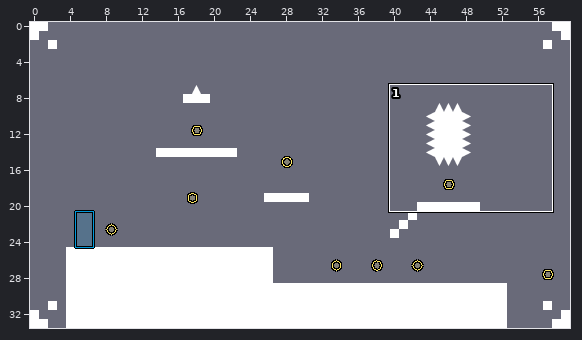
One commit to this LDtk project: Content/10 level.ldtk. Above: a wide view before the commit, with the close-up outlined.
Close-up. First the earlier version:
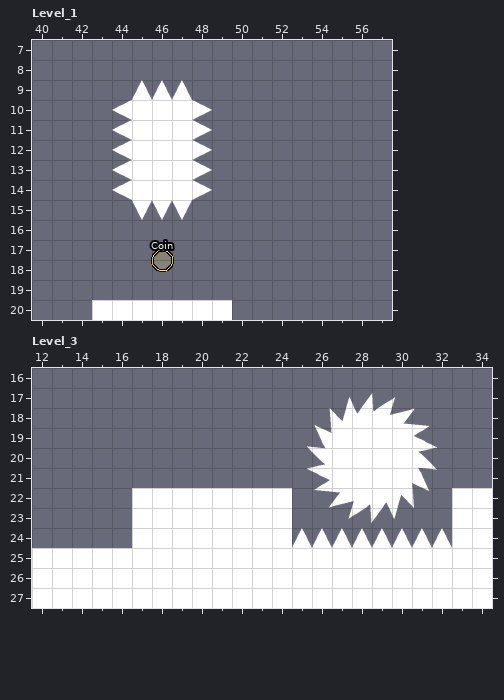
Cells are 32x32 px. Shown: Level_1 x 40..57, y 7..20; Level_3 x 12..34, y 16..27. The commit also changed other parts of the map, which this record leaves out. The old version is drawn lined up with the new one.
Now the later version:
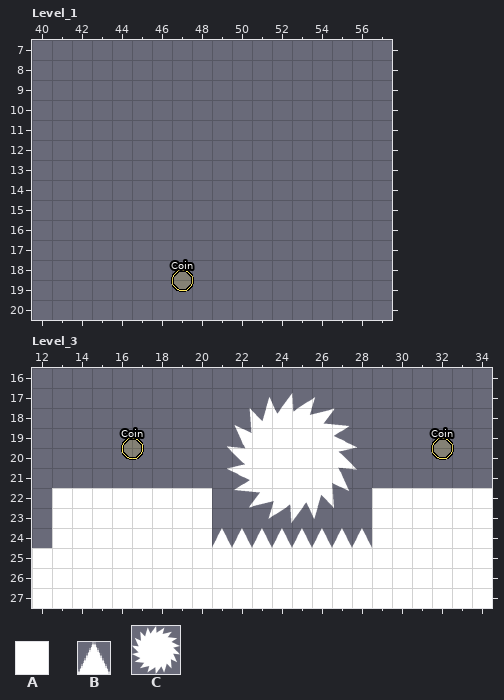
Key: from "Level": A 1 "Level", B 2 "Spike"; from "Sawblade": C 0.
_ is an empty cell, . an unchanged one.
Objects are placed by their top-left corner, in cells (3,4 is the top-left corner of cell 3,4); size is 1x1 cell unless given.
Difference:
Level_3: map size 86x42 -> 92x34 cells (old content now starts at -2,-8; both pictures use the new coordinates)
--- layer "Entities", Level_1
-"Coin" ellipse at 46,17.5
+"Coin" ellipse at 47,18.5
--- layer "Level", Level_1
@@ x 44..48 @@
- 9 .BBB.
-10 BAAAB
-11 BAAAB
-12 BAAAB
-13 BAAAB
-14 BAAAB
-15 .BBB.
+ 9 .___.
+10 _____
+11 _____
+12 _____
+13 _____
+14 _____
+15 .___.
@@ x 43..49 @@
-20 AAAAAAA
+20 _______
--- layer "Entities", Level_3
-C "Saw" at 25.8,17.2 size 6.5x6.5
+C "Saw" at 21.8,17.2 size 6.5x6.5
+"Coin" ellipse at 16.5,19.5
+"Coin" ellipse at 32,19.5
--- layer "Level", Level_3
@@ x 13..32 @@
-22 ____....AAAA....____
-23 ____....AAAA....____
-24 ____....AAAA....BBBB
+22 AAAA....____....AAAA
+23 AAAA....____....AAAA
+24 AAAA....BBBB....AAAA
